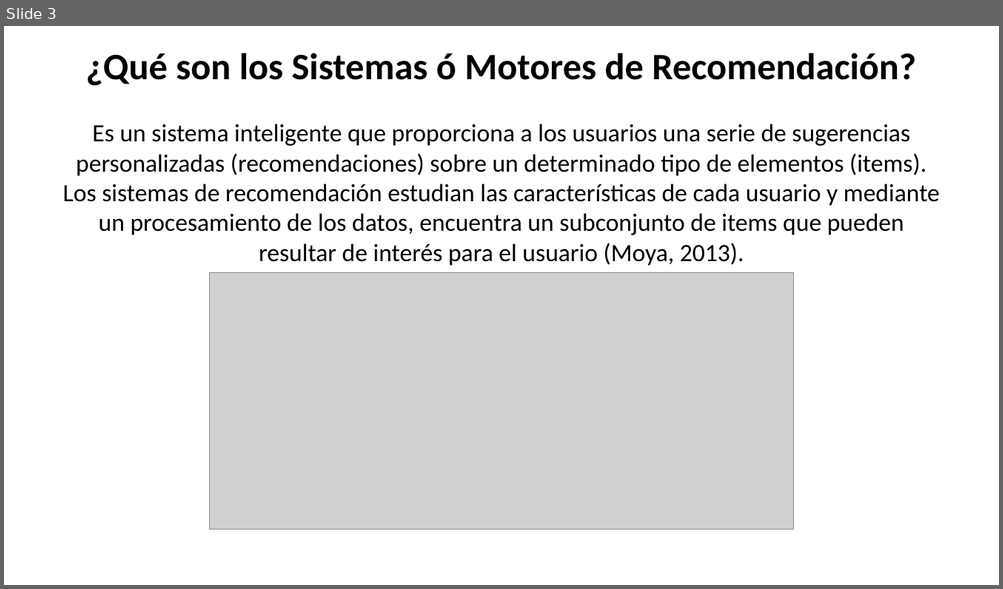
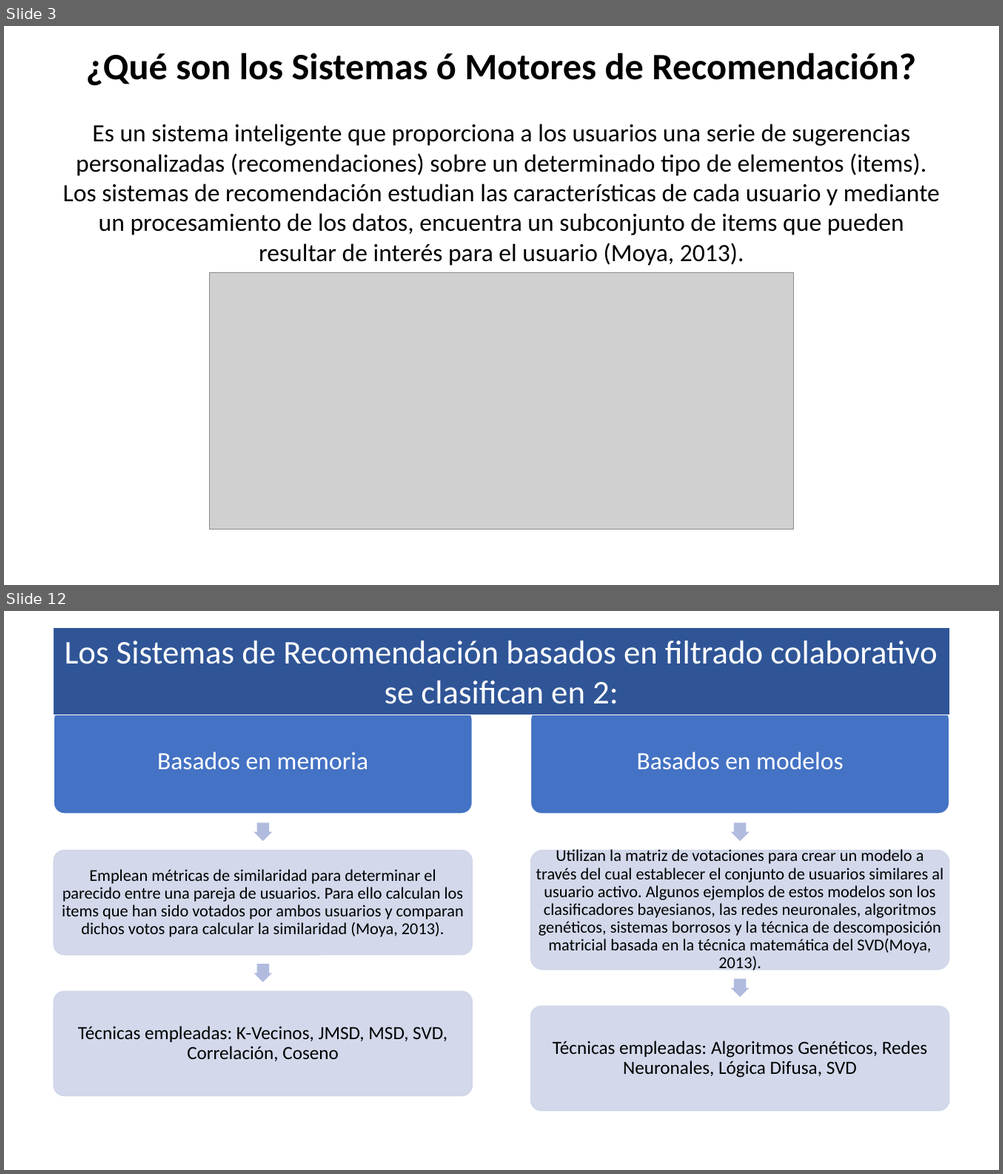
Before and after one commit to osoriopedro/um_fac_ing_semillero_IA, a slide deck: Sistema_Recomendacion/Presentacion_Sistema_Recomendación.pptx. Shown one above the other, each under a label of ours: slide 3 before the commit, slides 3 and 12 after it; the slides between them are not shown. The pictures are 1003x589 and 1003x1174 pixels, drawn with LibreOffice and Linux fonts; fonts in the diff are those of the drawing; grey boxes stand for pictures; background and template pictures are left out. Boxes give left, top, right and bottom in pixels: in the first picture for what was removed or moved away, otherwise in the second. Text is boxed around its words. In the diff, an @@ line names an element or a change of style, - is before the commit and + after.

Commit message:
Presentacion_SistemaRecomendacion_Actualizada
Se actualiza presentación sobre Sistemas de Recomendación

```diff
--- a/Sistema_Recomendacion/Presentacion_Sistema_Recomendación.pptx
+++ b/Sistema_Recomendacion/Presentacion_Sistema_Recomendación.pptx
@@ slide 12 added at [4,611,999,1170], background picture (left out) @@
@@ group added at [54,627,949,1111]: 6 rounded rectangles, 6 texts, 4 right arrows, 1 rectangle @@
+Basados en memoria
+Emplean métricas de similaridad para determinar el parecido entre una pareja de usuarios. Para ello calculan los items que han sido votados por ambos usuarios y comparan dichos votos para calcular la similaridad (Moya, 2013).
+Técnicas empleadas: K-Vecinos, JMSD, MSD, SVD, Correlación, Coseno
+Basados en modelos
+Utilizan la matriz de votaciones para crear un modelo a través del cual establecer el conjunto de usuarios similares al usuario activo. Algunos ejemplos de estos modelos son los clasiﬁcadores bayesianos, las redes neuronales, algoritmos genéticos, sistemas borrosos y la técnica de descomposición matricial basada en la técnica matemática del SVD(Moya, 2013).
+Técnicas empleadas: Algoritmos Genéticos, Redes Neuronales, Lógica Difusa, SVD
+Los Sistemas de Recomendación basados en filtrado colaborativo se clasifican en 2:
```
Also in this commit, not shown: 8 slides changed, 10 other slides added.
